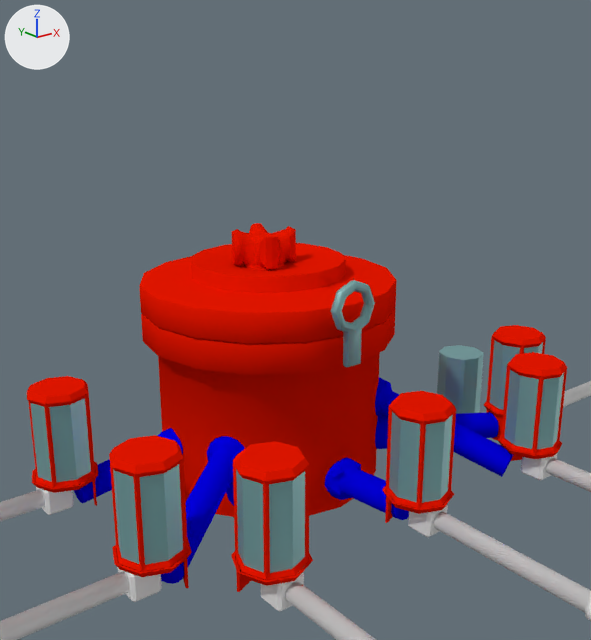
Before and after pictures for a commit that changed the Blender file Assets/Models/Environment-2.blend.
Rendered twice from a camera (50 mm lens) standing at (-3.03, -3.1, 2.47) and looking at (-0.07, 0.59, 0.99). Every picture has the same lights, and +X, +Y and +Z are marked at upper left.

Objects in the first picture: 'Pill Machine', 'Pill Machine.001', 'Straight Pipe.001', 'TankFill'.
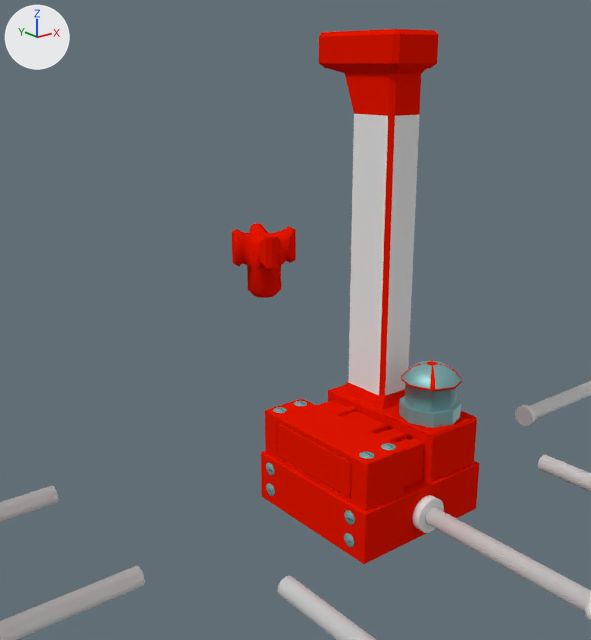
Boxes [x1, y1, x2, y2] around the edits, measured in the pictures (591 x 640 px):
'Pill Machine', hidden (red): before [27, 243, 567, 612]
'ChemMachine', added: after [261, 29, 479, 564]
    faces in mat_material (red #e71700): [261, 29, 479, 564]
    faces in mat_material_008 (white #e7e7e7): [348, 114, 419, 396]
    faces in mat_metal (cyan #84b5b8): [266, 395, 461, 547]
    faces in mat_material_002 (white #e7e7e7): [412, 495, 444, 533]
'TankFill', hidden: before [437, 345, 484, 414]
'ChemButton', added (cyan): after [401, 360, 462, 412]
    faces in mat_metal (cyan #84b5b8): [401, 360, 462, 412]
    faces in mat_material (red #e71700): [401, 360, 462, 391]

The change, as a diff of the scene's bpy script:
```diff
--- a/Assets/Models/Environment-2.blend.py
+++ b/Assets/Models/Environment-2.blend.py
@@ me_cube_020 @@
+me_cube_020.from_pydata(...)  # 1072 vertices, 1038 faces; spans x -0.46..0.45, y -0.01..2.64, z -0.59..0.5
+# faces by material slot: [408, 600, 26, 4]
+me_cube_020.materials.append(mat_material)  # red #e71700
+me_cube_020.materials.append(mat_metal)  # cyan #84b5b8
+me_cube_020.materials.append(mat_material_002)  # white #e7e7e7
+me_cube_020.materials.append(mat_material_008)  # white #e7e7e7
@@ me_cube_018 @@
+me_cube_018.from_pydata(...)  # 100 vertices, 85 faces; spans x 0.07..0.4, y 0.38..2.63, z -0.34..0.41
+# faces by material slot: [41, 44]
+me_cube_018.materials.append(mat_material)  # red #e71700
+me_cube_018.materials.append(mat_metal)  # cyan #84b5b8
@@ ob_pill_machine @@
 _m = ob_pill_machine.modifiers.new('Bevel', 'BEVEL')
 _m.offset_type = 'ABSOLUTE'
+ob_pill_machine.hide_set(True)
@@ ob_tankfill @@
 ob_tankfill.rotation_euler = (1.571, 0.0, 0.0)  # degrees (90, 0, 0)
+ob_tankfill.hide_set(True)
@@ ob_chemmachine @@
+ob_chemmachine = bpy.data.objects.new('ChemMachine', me_cube_020)
+ob_chemmachine.location = (0.0, 0.0, 0.0)
+ob_chemmachine.rotation_euler = (1.571, 0.0, 0.0)  # degrees (90, 0, 0)
@@ ob_chembutton @@
+ob_chembutton = bpy.data.objects.new('ChemButton', me_cube_018)
+ob_chembutton.location = (0.0, 0.0, 0.0)
+ob_chembutton.rotation_euler = (1.571, 0.0, 0.0)  # degrees (90, 0, 0)
```
